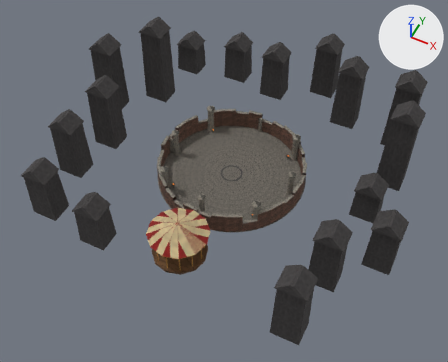
Renders of the glTF model assets/models/arena.glb from each side of a commit.
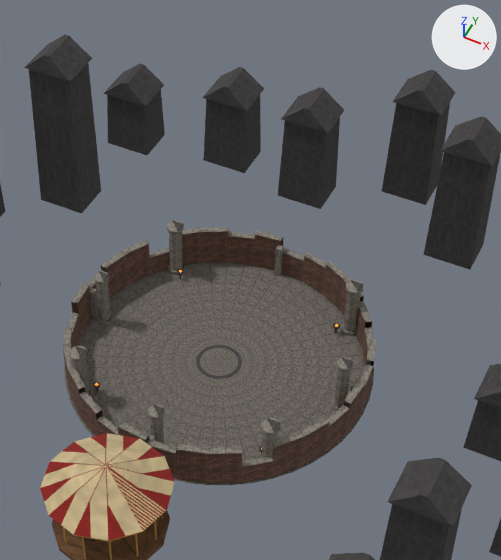
There are two pictures of each version: one whole from a 50 mm lens placed at (42.9, -89.8, 108.6), pointed at (0.8, -5.7, 3.5), one close up on the part from 28% to 82% of the width and 0% to 74% of the height. The axes (+X, +Y, +Z) are drawn at upper right. The lights are the same throughout. The last two pictures show the newer version. Vertices at exactly the same position are counted once.

In view in the first close-up: 'carousel', 'floor', 'pillars', 'skyline', 'wall' and 1 more.
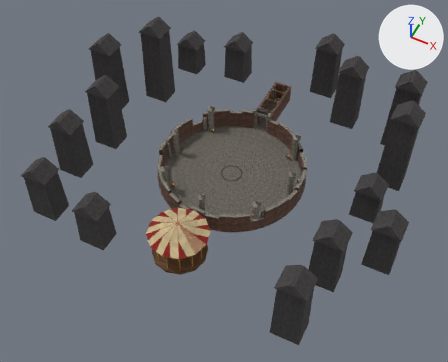
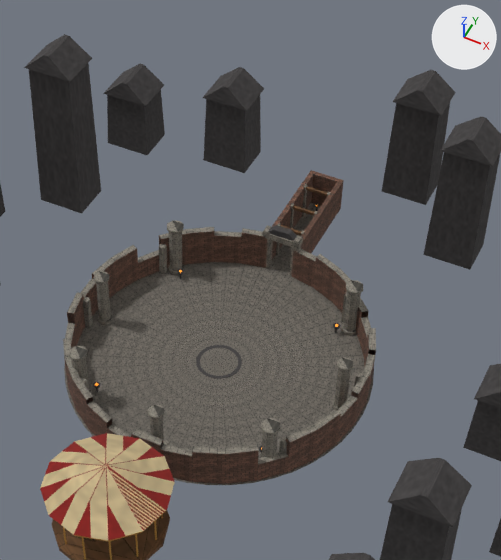
The edits, one by one:
me_skyline_mesh is used by ob_skyline; location (0.0, 0.0, 0.0).
me_skyline_mesh had 272 vertices, 408 faces and spanned x -41.6..41.6, y -34.1..41.1, z 0.0..22.4.
me_skyline_mesh now has 256 vertices, 384 faces and spans x -41.6..41.6, y -34.1..41.1, z 0.0..22.4.
me_skyline_mesh part 1: the loose piece of 8 vertices spanning x -6.0..0.0, y 29.4..34.4, z 0.0..12.0 is deleted.
me_skyline_mesh part 2: the loose piece of 8 vertices spanning x -6.1..0.1, y 29.3..34.5, z 12.0..14.4 is deleted.
me_wall_mesh is used by ob_wall; location (0.0, 0.0, 0.0).
me_wall_mesh had 246 vertices, 288 faces and spanned x -17.3..17.3, y -17.3..17.3, z 0.0..5.0.
me_wall_mesh now has 232 vertices, 270 faces and spans x -17.2..17.2, y -17.2..17.2, z 0.0..5.0.
me_wall_mesh part 3: the loose piece of 8 vertices spanning x 15.9..16.5, y -0.3..0.3, z 0.0..4.2 is moved by (-0.1, 1.6, 0.0).
me_wall_mesh part 4: the loose piece of 8 vertices spanning x -11.8..-11.1, y 11.1..11.8, z 0.0..4.2 is moved by (-1.1, -1.2, 0.0).
me_wall_mesh part 5: the loose piece of 8 vertices spanning x -16.5..-15.9, y -0.3..0.3, z 0.0..4.2 is moved by (0.1, -1.6, 0.0).
me_wall_mesh part 6: the loose piece of 8 vertices spanning x -0.3..0.3, y -16.5..-15.9, z 0.0..4.2 is moved by (1.6, 0.1, 0.0).
me_wall_mesh part 7: the loose piece of 8 vertices spanning x 11.1..11.8, y -11.8..-11.1, z 0.0..4.2 is moved by (1.1, 1.2, 0.0).
me_wall_mesh part 8: the loose piece of 182 vertices spanning x -17.3..17.3, y -17.3..17.3, z 0.0..5.0 is rebuilt with 176 vertices and now spans x -17.2..17.2, y -17.2..17.2, z 0.0..5.0.
me_wall_mesh part 9: the loose piece of 8 vertices spanning x -0.3..0.3, y 15.9..16.5, z 0.0..4.2 is deleted.
Other edits to the shape of me_wall_mesh do not show in these pictures.
Mesh me_corridor_mesh is new.
It has 901 vertices, 1420 faces and spans x -2.35..2.35, y 16.35..30.6, z 0.0..6.41.
Faces by material slot: [500, 12, 104, 702, 102].
It uses material mat_a_stone (picture img_a_stone_tex).
It uses material mat_a_darkstone (picture img_a_darkstone_tex).
It uses material mat_a_floor (picture img_a_floor_tex).
It uses material mat_a_brick (picture img_a_brick_tex).
It uses material mat_a_wood (picture img_a_wood_tex).
Object 'corridor' (ob_corridor) is new; it shows me_corridor_mesh.
Its location is (0.0, 0.0, 0.0).

Location of each change, [x1, y1, x2, y2] in pixels of the close-ups (501 x 560 px; the box of a moved part takes in the faces that stretch with it):
'wall', reshaped: before [63, 227, 377, 484]; after [63, 227, 376, 484]
'corridor', added: after [262, 170, 344, 277]
    faces in mat_a_brick (picture img_a_brick_tex): [272, 170, 344, 260]
    faces in mat_a_stone (picture img_a_stone_tex): [262, 184, 331, 277]
    faces in mat_a_floor (picture img_a_floor_tex): [271, 203, 321, 270]
    faces in mat_a_darkstone (picture img_a_darkstone_tex): [268, 225, 297, 241]
    faces in mat_a_wood (picture img_a_wood_tex): [280, 186, 327, 235]
part 1 of me_skyline_mesh, deleted: before [278, 117, 340, 209]
part 2 of me_skyline_mesh, deleted: before [281, 87, 344, 133]
part 3 of me_wall_mesh, moved or reshaped (mostly hidden): before [350, 382, 357, 392]; after [354, 372, 362, 386]
part 4 of me_wall_mesh, moved or reshaped (not visible before): after [159, 243, 167, 274]
part 5 of me_wall_mesh, moved or reshaped: before [89, 288, 99, 319]; after [83, 297, 93, 328]
part 6 of me_wall_mesh, moved or reshaped: before [146, 434, 155, 443]; after [160, 439, 169, 449]
part 7 of me_wall_mesh, moved or reshaped (not visible before): after [279, 437, 287, 453]
part 8 of me_wall_mesh, rebuilt: before [63, 227, 377, 484]; after [63, 227, 376, 484]
part 9 of me_wall_mesh, deleted: before [274, 246, 283, 276]
